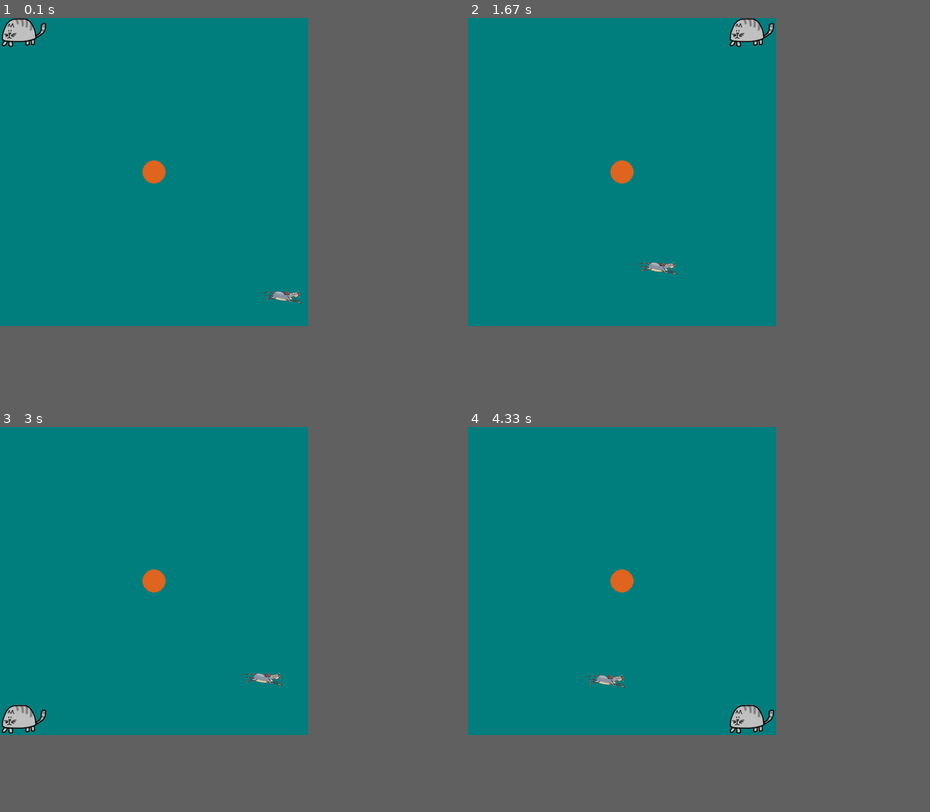
Above: before the commit, frames 1-4 (two rows, left to right).
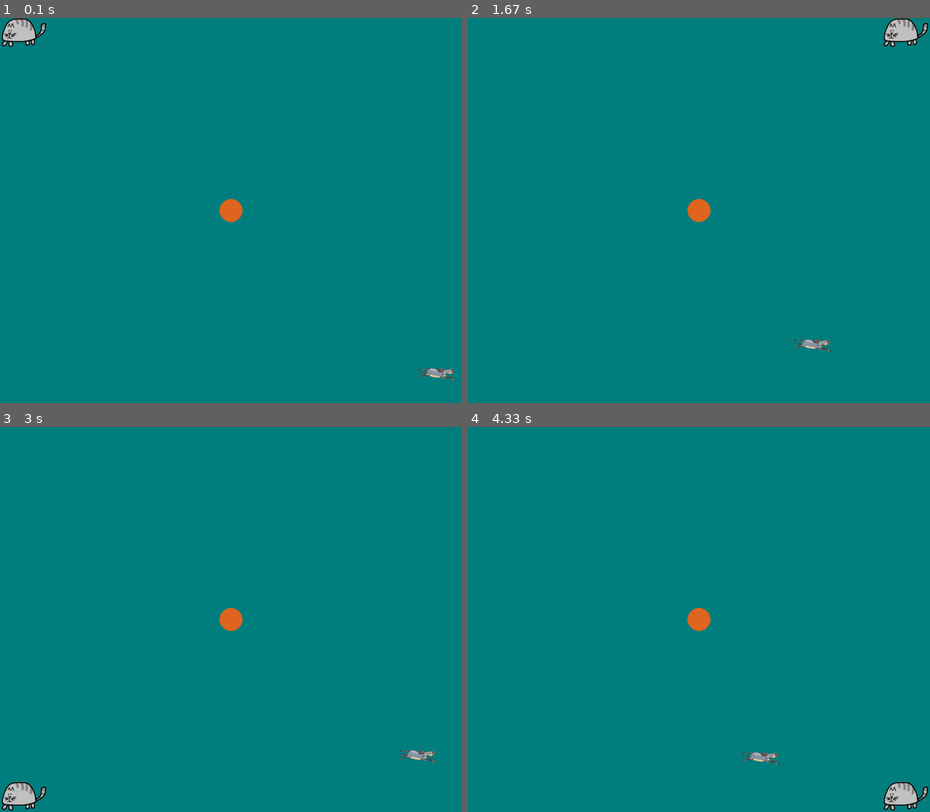
Above: after the commit, the same moments.

Repository: LogicMass621/python
Game: pygame game, started from catmouse.py
Two runs of this game, one before a commit and one after it. Both use one fixed random seed, a clock stepped at 60 frames per second and the inputs below. The source is Python 2; it was converted automatically to run under Python 3.
Inputs:
- Up to frame 1 (0.1 s): no input
- Up to frame 2 (1.67 s): hold Right 0.33-0.8 s; hold Up 0.83-1.13 s
- Up to frame 3 (3 s): hold Left 1.67-2.2 s; hold Down 2.23-2.53 s
- Up to frame 4 (4.33 s): hold Up 3-3.37 s; hold Right 3.4-4.03 s; hold Down from 4.07 s (still down)
In our replay, the window is 600x600 before the commit and 900x750 after it. These sizes can differ from the game's own. Grey fills any space a smaller window leaves; there, only what the larger window draws over its background counts as a difference.

The runs differ from the first frame. In frame 1, 0.8% of the frame differs, in the area x 30-99%, y 36-95%; in frame 2, 1.8%; in frame 3, 1.8%; in frame 4, 1.8%, in the area x 24-100%, y 36-100%.

Commit message:
Added return value in movex & movey Cleaned up animate

Diff:
--- a/catmouse.py
+++ b/catmouse.py
@@ -11,8 +11,8 @@
 fpsClock = pygame.time.Clock()
 
 # set up the window
-screen_width=800
-screen_height=800
+screen_width=1200
+screen_height=1000
 screen = pygame.display.set_mode((screen_width, screen_height), 0, 32)
 pygame.display.set_caption('Animation')
 
@@ -41,15 +41,21 @@
   self.x += x
   if self.x >= screen_width - self.width() :
    self.x = screen_width - self.width()
+   return False
   elif self.x <= 0 :
    self.x = 0
+   return False
+  return True
 
  def movey(self, y):
   self.y += y
   if self.y >= screen_height - self.height() :
    self.y = screen_height - self.height()
+   return False
   elif self.y <= 0:
    self.y = 0
+   return False
+  return True
 
  def width(self):
   return self.image.get_width()
@@ -89,40 +95,30 @@
   self.counter -= 1
 
   if self.direction == Direction.N:
-   self.movey(-self.speed)
-   if self.y <= 0:
+   if not self.movey(-self.speed):
     self.counter = 0
   elif self.direction == Direction.NE:
-   self.movex(self.speed*2/3)
-   self.movey(-self.speed*2/3)
-   if self.x >= screen_width - self.width() or self.y <= 0:
+   if not self.movex(self.speed*2/3):
+    self.counter = 0
+   if not self.movey(-self.speed*2/3):
     self.counter = 0
   elif self.direction == Direction.E:
-   self.movex(self.speed)
-   if self.x >= screen_width - self.width():
+   if not self.movex(self.speed):
     self.counter = 0
   elif self.direction == Direction.SE:
-   self.movex(self.speed*2/3)
-   self.movey(self.speed*2/3)
-   if self.x >= screen_width - self.width() or self.y >= screen_height - self.height():
+   if (not self.movex(self.speed*2/3)) or (not self.movey(self.speed*2/3)):
     self.counter = 0
   elif self.direction == Direction.S:
-   self.movey(self.speed)
-   if self.y >= screen_height - self.height():
+   if not self.movey(self.speed):
     self.counter = 0
   elif self.direction == Direction.SW:
-   self.movex(-self.speed*2/3)
-   self.movey(self.speed*2/3)
-   if self.x <= 0 or self.y >= screen_height - self.height():
+   if (not self.movex(-self.speed*2/3)) or (not self.movey(self.speed*2/3)):
     self.counter = 0
   elif self.direction == Direction.W:
-   self.movex(-self.speed)
-   if self.x == 0:
+   if not self.movex(-self.speed):
     self.counter = 0
   elif self.direction == Direction.NW:
-   self.movex(-self.speed*2/3)
-   self.movey(-self.speed*2/3)
-   if self.x <= 0 or self.y <= 0:
+   if (not self.movex(-self.speed*2/3)) or (not self.movey(-self.speed*2/3)):
     self.counter = 0
 
 cat = Sprite()
@@ -130,8 +126,10 @@
 
 pygame.key.set_repeat(True)
 
-while True: # the main game loop
+# MAIN GAME LOOP
+while True:
 
+# 1. GET DATA
  for event in pygame.event.get():
   if event.type == QUIT:
    pygame.quit()
@@ -146,6 +144,7 @@
    if event.key == pygame.K_DOWN:
     cat.movey(cat.speed)
 
+# 2. PROCESS DATA
  mouse.animate()
 
  if cat.collided(mouse):
@@ -154,6 +153,7 @@
 
  print 'cat = {},{} mouse = {},{} points = {}'.format(cat.x, cat.y, mouse.x, mouse.y, points)
 
+# 3. OUTPUT DATA
  screen.fill(TEAL)
  pygame.draw.circle(screen, ORANGE, (screen_width/2, screen_height/2), 30, 0)
  mouse.blit(screen)
